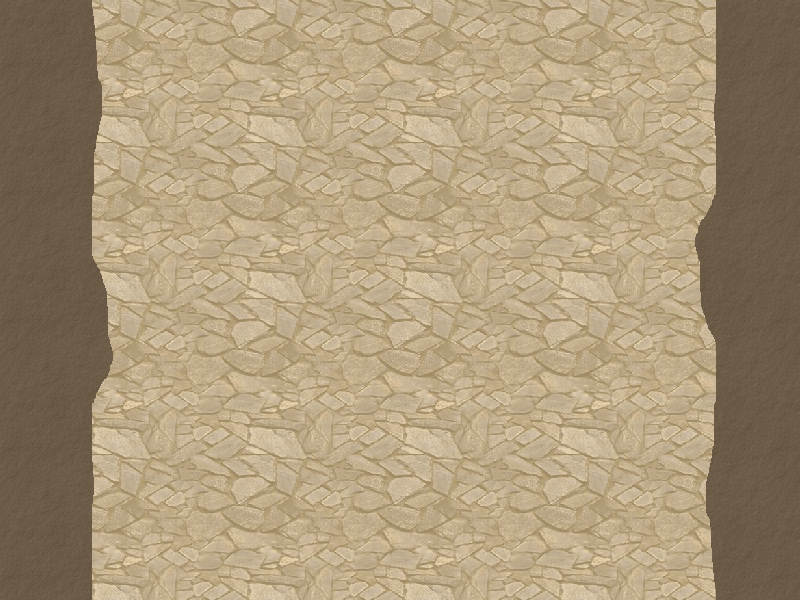
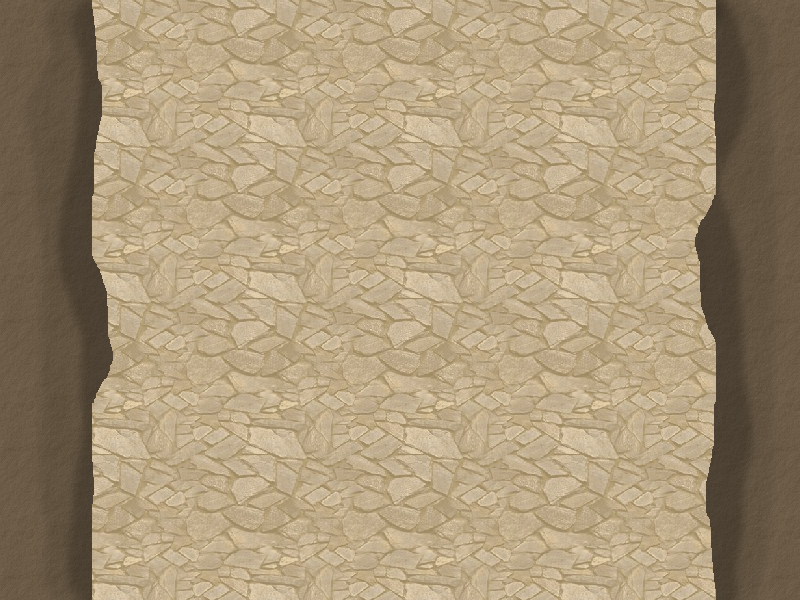
Layers edited between the first and the second 800 × 600 image:
painted on "sides" over [24, 0, 779, 600]
